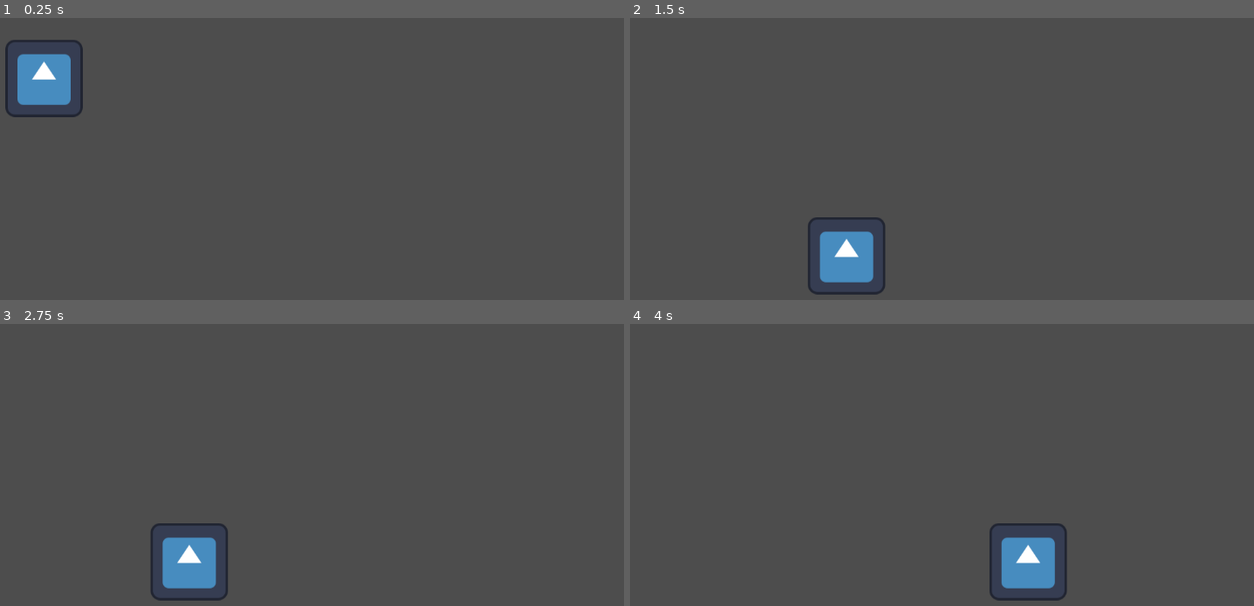
Above: before the commit, frames 1-4 (two rows, left to right).
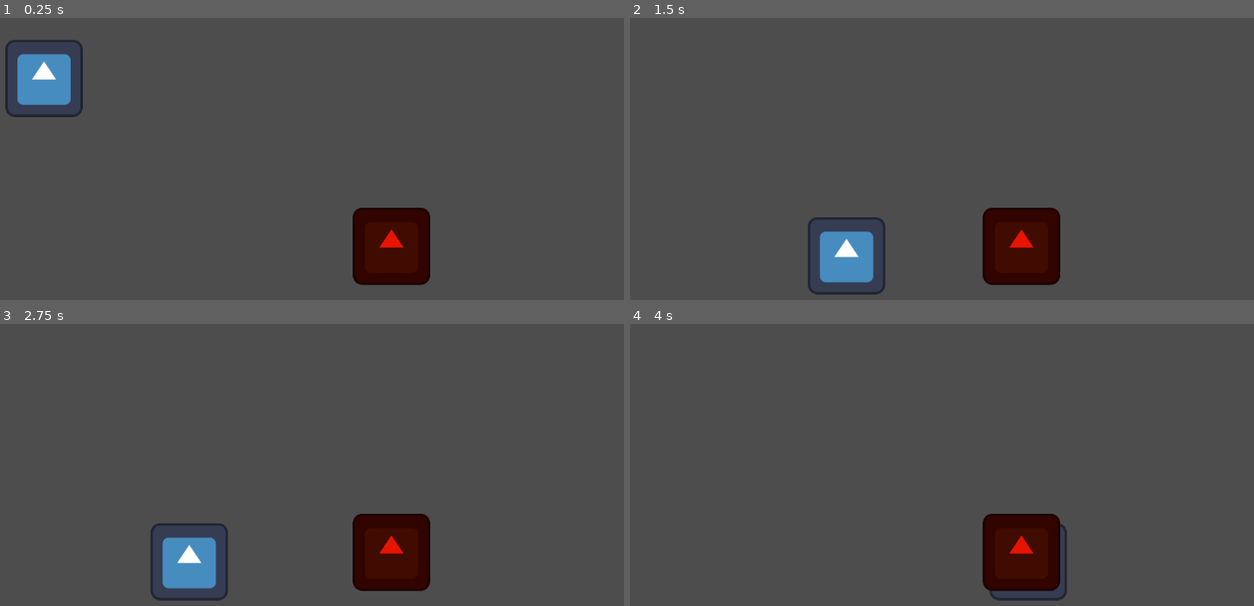
Above: after the commit, the same moments.

Repository: Smiley893/godotGithubExample
Game: Godot game, scene res://main.tscn
Two runs of this game, one before a commit and one after it. Both use one fixed random seed, a clock stepped at 60 frames per second and the inputs below. The engine's default icon, where the game draws it, is replaced by a stand-in: a white triangle on a blue panel in a dark square.
Inputs:
- Up to frame 1 (0.25 s): no input
- Up to frame 2 (1.5 s): tap Enter (ui_accept) at 0.5, 0.77 s; hold Right (ui_right) from 0.53 s (still down)
- Up to frame 3 (2.75 s): tap Enter (ui_accept) at 1.52 s; release Right (ui_right) at 2.03 s; hold Left (ui_left) from 2.03 s (still down)
- Up to frame 4 (4 s): release Left (ui_left) at 2.78 s; hold Right (ui_right) from 2.78 s (still down); tap Enter (ui_accept) at 3.02, 3.77 s

The runs differ from the first frame. In frame 1, 3.4% of the frame differs, in the area x 56-69%, y 67-95%; in frame 2, 3.4%; in frame 3, 3.4%; in frame 4, 3.4%.

Commit message:
Add functionality
Add area2D and write a script with signal body entered and body exited.

Diff:
--- /dev/null
+++ b/area_2d.gd
@@ -0,0 +1,19 @@
+extends Area2D
+
+
+# Called when the node enters the scene tree for the first time.
+func _ready() -> void:
+	pass # Replace with function body.
+
+
+# Called every frame. 'delta' is the elapsed time since the previous frame.
+func _process(delta: float) -> void:
+	pass
+
+
+func _on_body_entered(body: Node2D) -> void:
+	print("Body enter", body.name)
+
+
+func _on_body_exited(body: Node2D) -> void:
+	print("Body exited", body.name)
--- a/main.tscn
+++ b/main.tscn
@@ -1,12 +1,16 @@
-[gd_scene load_steps=5 format=3 uid="uid://cc0blkl10tmmp"]
+[gd_scene load_steps=8 format=3 uid="uid://cc0blkl10tmmp"]
 
 [ext_resource type="PackedScene" uid="uid://bqv1ejakhxp4c" path="res://player.tscn" id="1_16i0w"]
 [ext_resource type="Script" path="res://player.gd" id="2_kwpia"]
+[ext_resource type="Script" path="res://area_2d.gd" id="3_odot0"]
+[ext_resource type="Texture2D" uid="uid://b7vu01f37r2hv" path="res://icon.svg" id="4_qgcsx"]
 
 [sub_resource type="WorldBoundaryShape2D" id="WorldBoundaryShape2D_askll"]
 
 [sub_resource type="RectangleShape2D" id="RectangleShape2D_lwklt"]
 size = Vector2(1176, 135)
+
+[sub_resource type="RectangleShape2D" id="RectangleShape2D_dvu7m"]
 
 [node name="Main" type="Node2D"]
 
@@ -22,3 +26,18 @@
 
 [node name="Player" parent="." instance=ExtResource("1_16i0w")]
 script = ExtResource("2_kwpia")
+
+[node name="Area2D" type="Area2D" parent="."]
+position = Vector2(739, 455)
+script = ExtResource("3_odot0")
+
+[node name="Sprite2D" type="Sprite2D" parent="Area2D"]
+modulate = Color(0.906455, 0.0773223, 4.81307e-07, 1)
+texture = ExtResource("4_qgcsx")
+
+[node name="CollisionShape2D" type="CollisionShape2D" parent="Area2D"]
+scale = Vector2(6, 6)
+shape = SubResource("RectangleShape2D_dvu7m")
+
+[connection signal="body_entered" from="Area2D" to="Area2D" method="_on_body_entered"]
+[connection signal="body_exited" from="Area2D" to="Area2D" method="_on_body_exited"]
